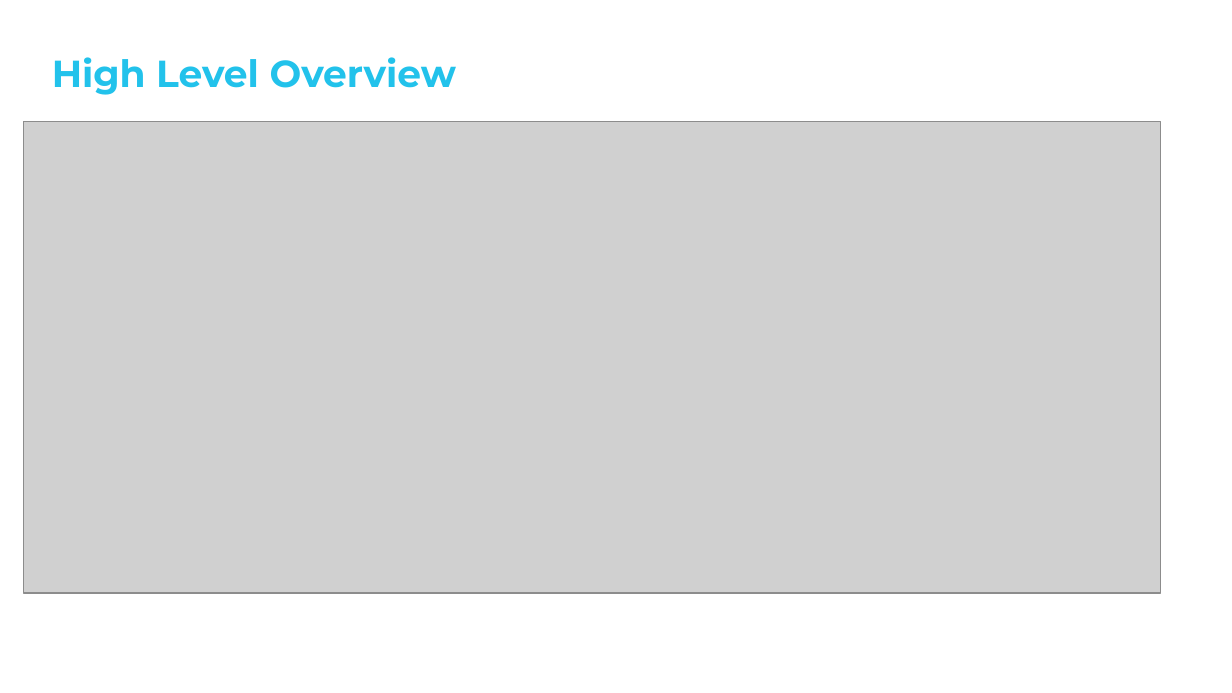
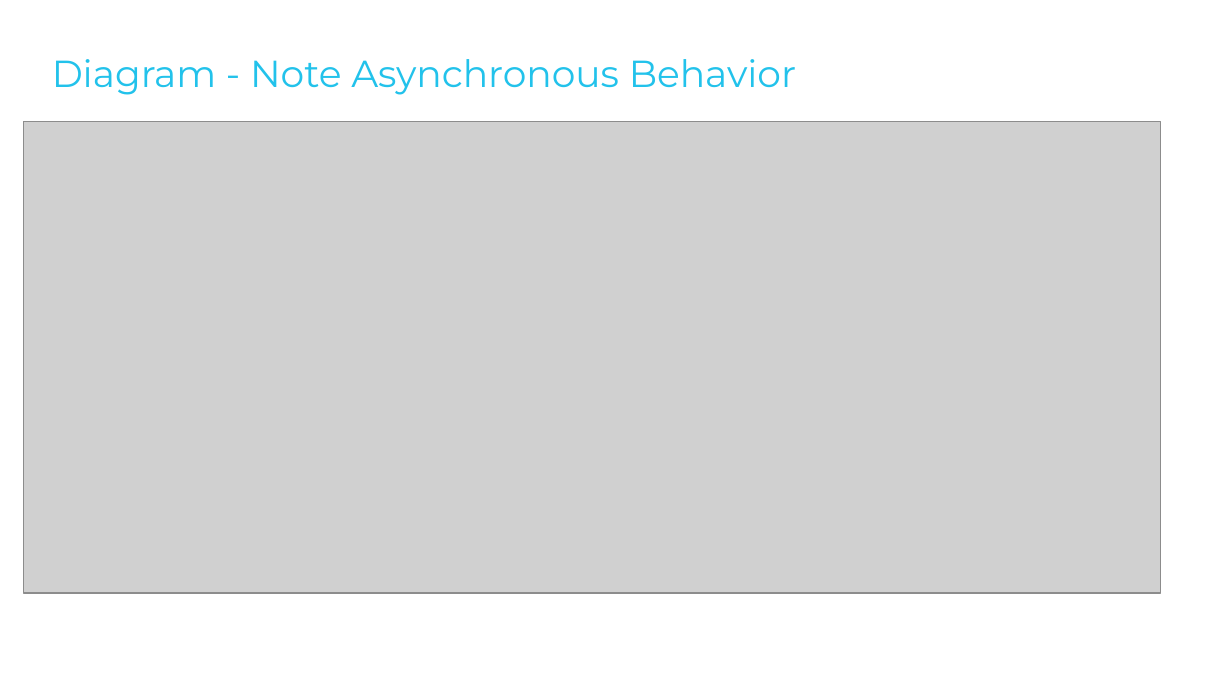
Before and after one commit to BrightcoveLearning/BCL-LearningSamples, a slide deck: slide 7 of PLAYTV2020/rest-apis-intro.pptx. Drawn at 1232x693 pixels with LibreOffice and Linux fonts; fonts in the diff are those of the drawing; grey boxes stand for pictures; background and template pictures are left out. Boxes give left, top, right and bottom in pixels: in the first picture for what was removed or moved away, otherwise in the second. Text is boxed around its words. In the diff, an @@ line names an element or a change of style, - is before the commit and + after.

```diff
--- a/PLAYTV2020/rest-apis-intro.pptx
+++ b/PLAYTV2020/rest-apis-intro.pptx
@@ title at (52, 59, 796, 95): text changed; bold off @@
-High Level Overview
+Diagram - Note Asynchronous Behavior
```
Also in this commit, not shown: 1 other slide changed.
